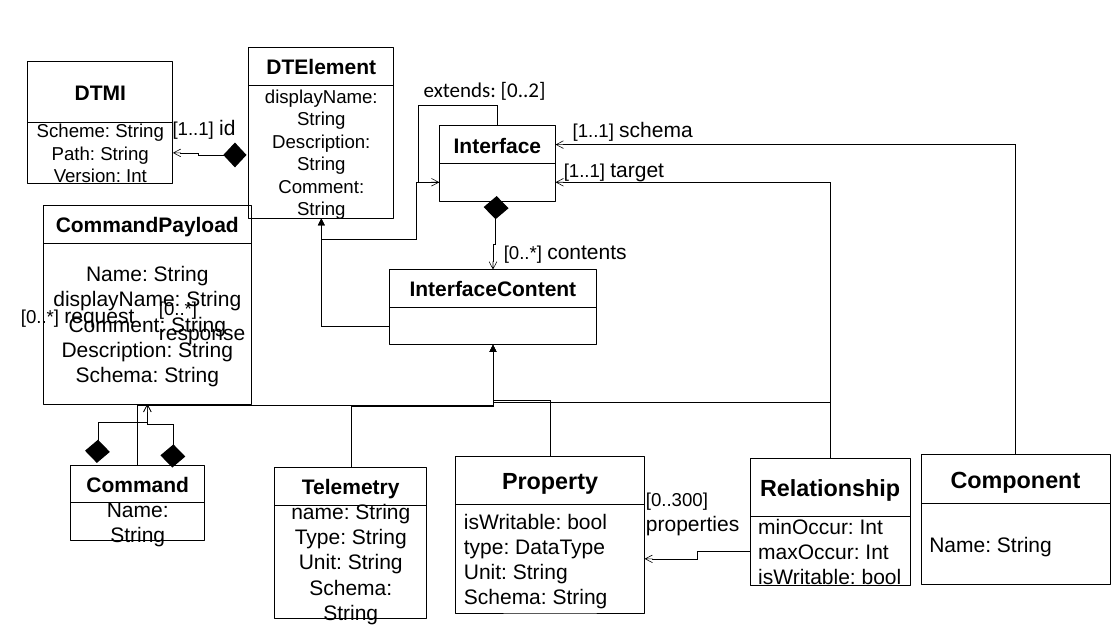
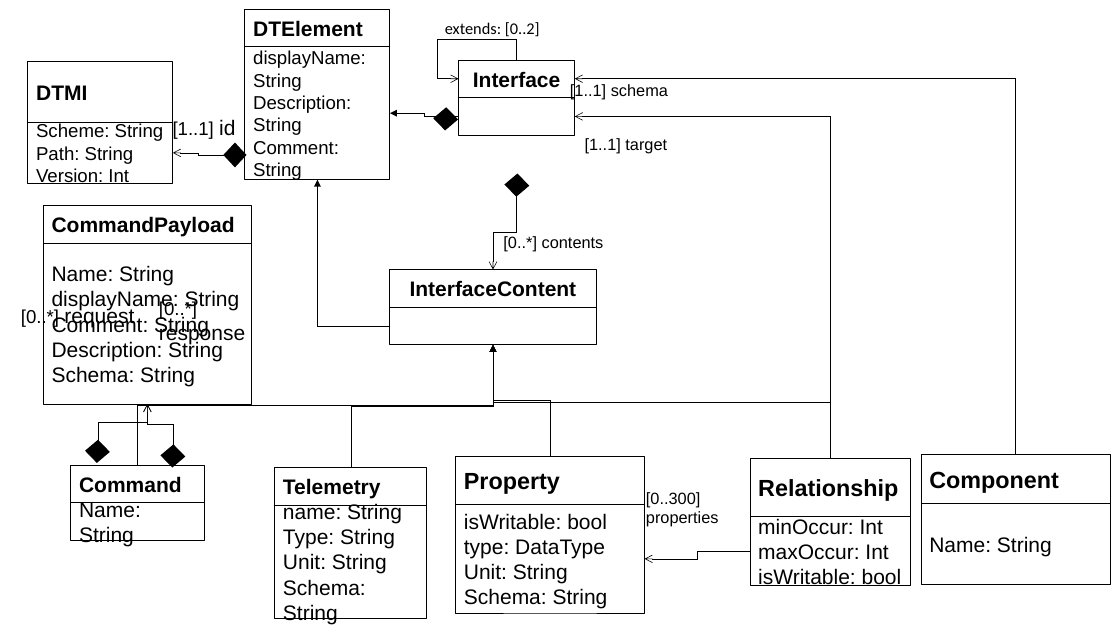
Before and after one commit to derlehner/dt_language_comparison, a slide deck: slide 1 of Figures.pptx. Drawn at 1120x630 pixels with LibreOffice and Linux fonts; fonts in the diff are those of the drawing. Boxes give left, top, right and bottom in pixels: in the first picture for what was removed or moved away, otherwise in the second. Text is boxed around its words. In the diff, an @@ line names an element or a change of style, - is before the commit and + after.

```diff
--- a/Figures.pptx
+++ b/Figures.pptx
@@ rectangle "DTElement": place and size @@
-rectangle "DTElement" at (249, 48, 394, 86)
+rectangle "DTElement" at (245, 9, 391, 47)
@@ text "extends: [0..2]": place and size @@
-text "extends: [0..2]" at (424, 81, 546, 100)
+text "extends: [0..2]" at (445, 22, 540, 37)
@@ text "extends: [0..2]" at (445, 22, 540, 37): size 18 to 14 pt @@
@@ alignment centre to left in 13 elements at (455, 456, 644, 505), (750, 459, 911, 517), (275, 467, 427, 505), (275, 505, 427, 618), (71, 465, 204, 503), (71, 502, 204, 540), (44, 206, 252, 244), (44, 244, 252, 404), (28, 61, 173, 123), (28, 123, 173, 184), (921, 455, 1110, 503), (245, 9, 391, 47), (245, 47, 391, 180) @@
@@ rectangle "displayName: String": place and size @@
-rectangle "displayName: String" at (249, 86, 394, 218)
+rectangle "displayName: String" at (245, 47, 391, 180)
@@ elbow arrow moved from (497, 126) - (439, 182) to (517, 60) - (459, 79) @@
@@ rectangle "Interface": place and size @@
-rectangle "Interface" at (439, 126, 555, 164)
+rectangle "Interface" at (459, 60, 575, 97)
@@ text "[1..1] schema": place and size @@
-text "[1..1] schema" at (573, 121, 692, 141)
+text "[1..1] schema" at (570, 83, 668, 100)
@@ text "[1..1] schema" at (570, 83, 668, 100): size 16 to 14 pt in "[1..1]"; size 18 to 14 pt in "schema" @@
@@ elbow arrow moved from (1016, 455) - (555, 145) to (1016, 455) - (575, 79) @@
@@ elbow arrow moved from (439, 182) - (322, 218) to (459, 117) - (390, 113) @@
@@ diamond added at (434, 108, 458, 131), fill #000000, outline #000000 1 pt @@
@@ rectangle: place and size @@
-rectangle at (439, 164, 555, 202)
+rectangle at (459, 97, 575, 135)
@@ elbow arrow moved from (830, 459) - (555, 182) to (830, 459) - (575, 117) @@
@@ text "[1..1] target": place and size @@
-text "[1..1] target" at (564, 163, 664, 182)
+text "[1..1] target" at (585, 138, 667, 154)
@@ text "[1..1] target" at (585, 138, 667, 154): size 16 to 14 pt in "[1..1]"; size 18 to 14 pt in "target" @@
@@ diamond: place and size @@
-diamond at (484, 196, 509, 219)
+diamond at (505, 174, 530, 197)
@@ elbow arrow moved from (389, 326) - (322, 218) to (389, 326) - (318, 180) @@
@@ elbow arrow moved from (496, 218) - (493, 270) to (517, 196) - (493, 270) @@
@@ text "[0..*] contents" at (503, 236, 604, 251): size 16 to 14 pt in "[0..*]"; size 18 to 14 pt in "contents" @@
@@ text "[0..300] properties" at (646, 492, 719, 527): size 16 to 14 pt in "[0..300]"; size 18 to 14 pt in "properties" @@
```
Also in this commit, not shown: 3 other slides changed, 1 slide added.
